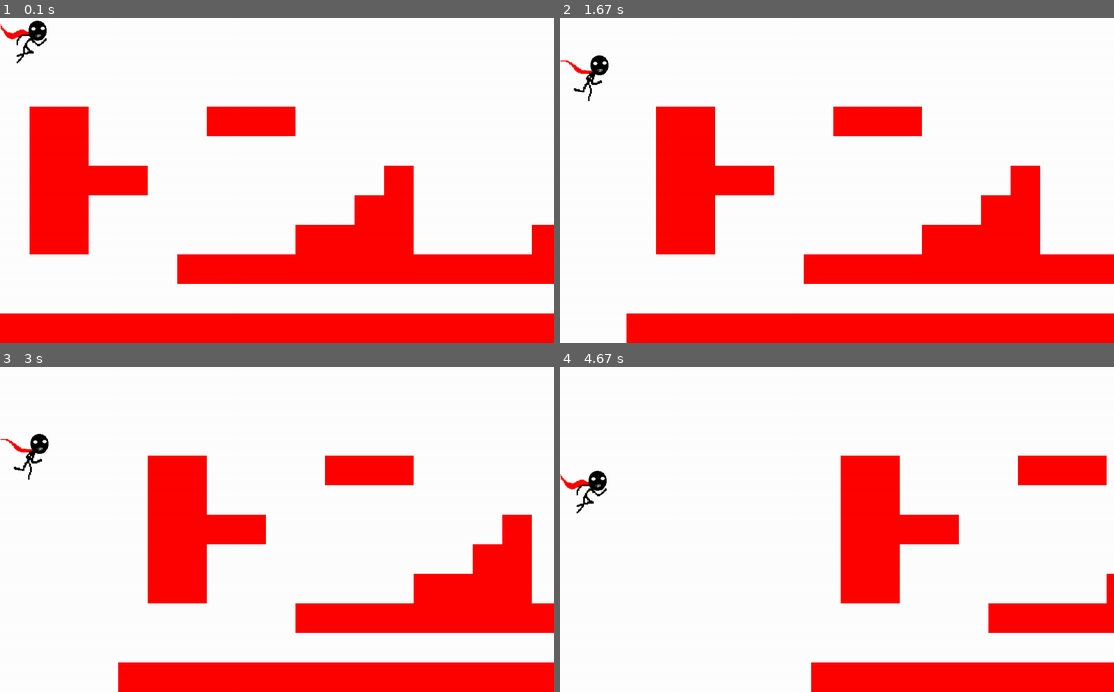
Above: before the commit, frames 1-4 (two rows, left to right).
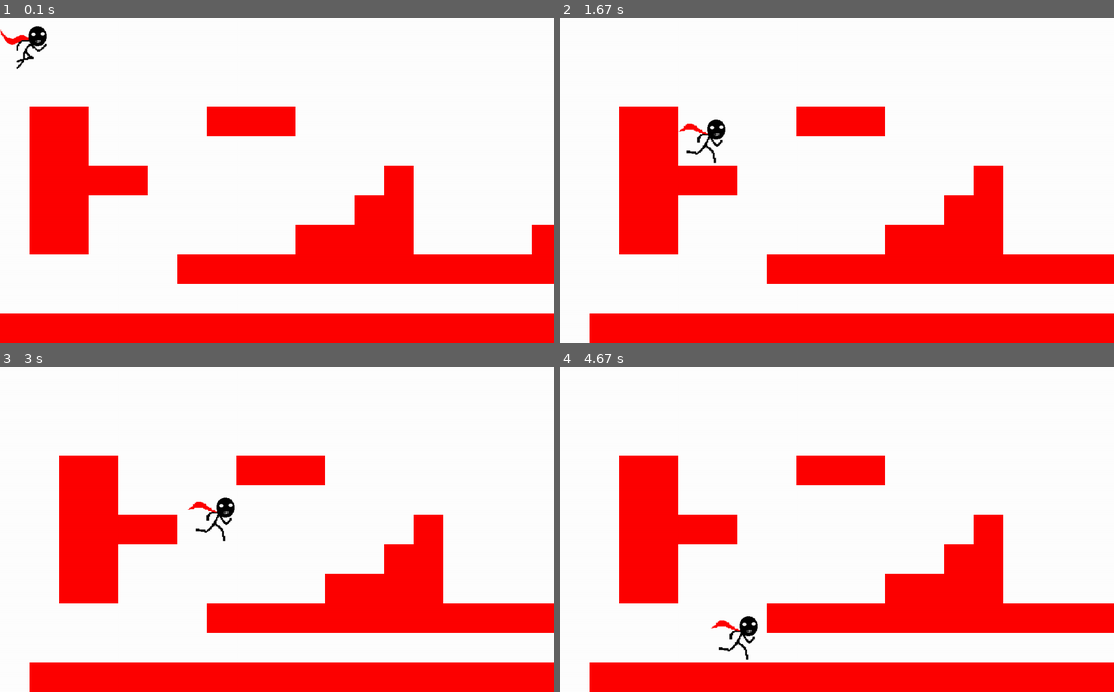
Above: after the commit, the same moments.

Repository: AZIZXlaouiti/pygame_project
Game: pygame game, started from core/main.py
Same seed, same stepped clock (60 frames per second), same inputs: the game is played once before the commit and once after it.
Inputs:
- Up to frame 1 (0.1 s): no input
- Up to frame 2 (1.67 s): hold Right 0.33-0.8 s; hold Right 0.83-1.3 s; hold Left from 1.33 s (still down)
- Up to frame 3 (3 s): release Left at 1.87 s; hold Right 2.33-2.97 s
- Up to frame 4 (4.67 s): hold Left 3-3.47 s; hold Right 3.5-3.97 s; hold Right 4-4.47 s; hold Left from 4.5 s (still down)

The runs differ from the first frame. In frame 1, 0.5% of the frame differs, in the area x 0-9%, y 0-16%; in frame 2, 12%; in frame 3, 23%; in frame 4, 24%, in the area x 0-100%, y 27-100%.

Commit message:
adding sprite frame automation

Diff:
--- a/core/player.py
+++ b/core/player.py
@@ -6,13 +6,13 @@
        self.load_animation()
        self.frame = 0
        self.image = self.animation["run"][self.frame]
-       self.rect =  self.image.get_rect(topleft = pos)
+       self.rect = self.image.get_rect()
        self.direction = pygame.math.Vector2(0,0)
        self.speed = 1
        self.gravity = 0.8
        self.jump_speed = -10
        self.last_update = pygame.time.get_ticks()
-       self.frame_rate = 60
+       self.frame_rate = 70
     def get_input(self):
         keys = pygame.key.get_pressed()
         if keys[pygame.K_RIGHT]:
@@ -43,5 +43,7 @@
             self.frame += 1
             if self.frame >= len(self.animation["run"]):
                 self.frame = 0
+        # x,y = self.direction.x,self.direction.y
         self.image = self.animation['run'][self.frame]
-        self.rect = self.image.get_rect()
+        # self.rect = self.image.get_rect()
+        # self.direction.x,self.direction.y = x , y
